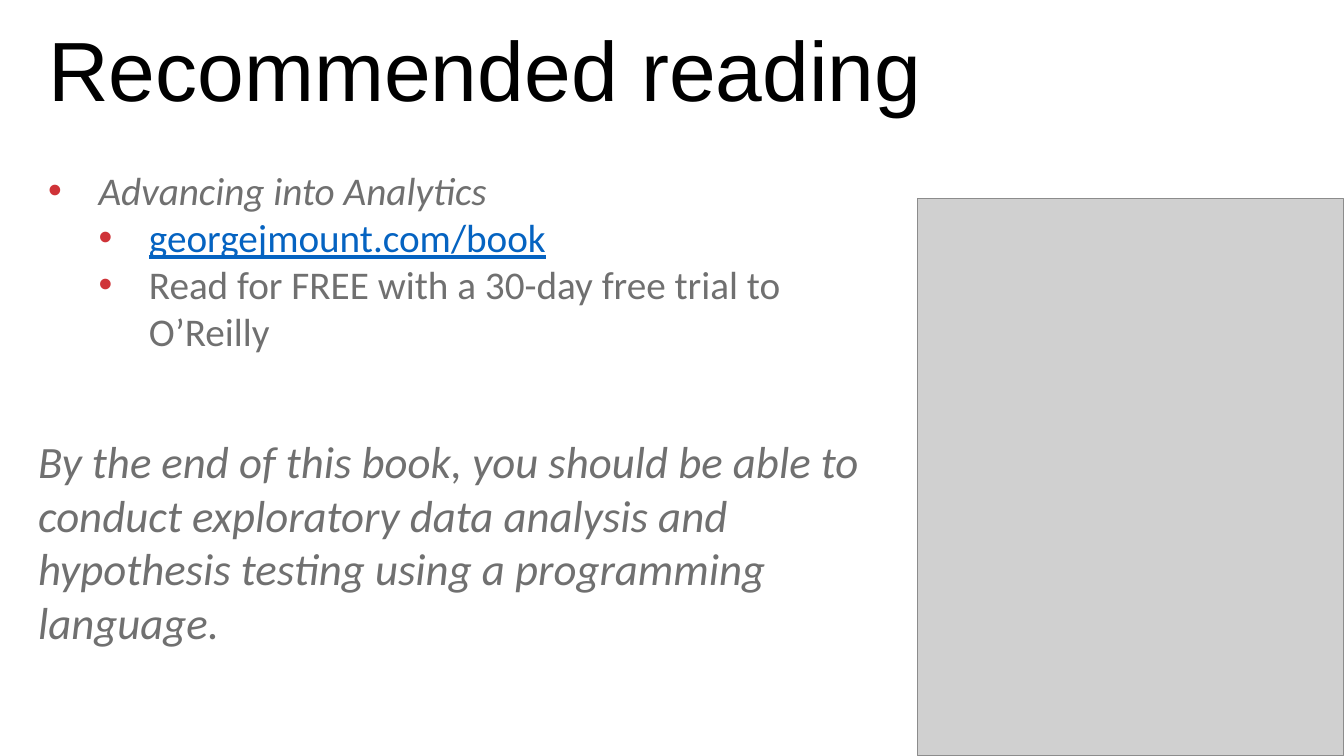
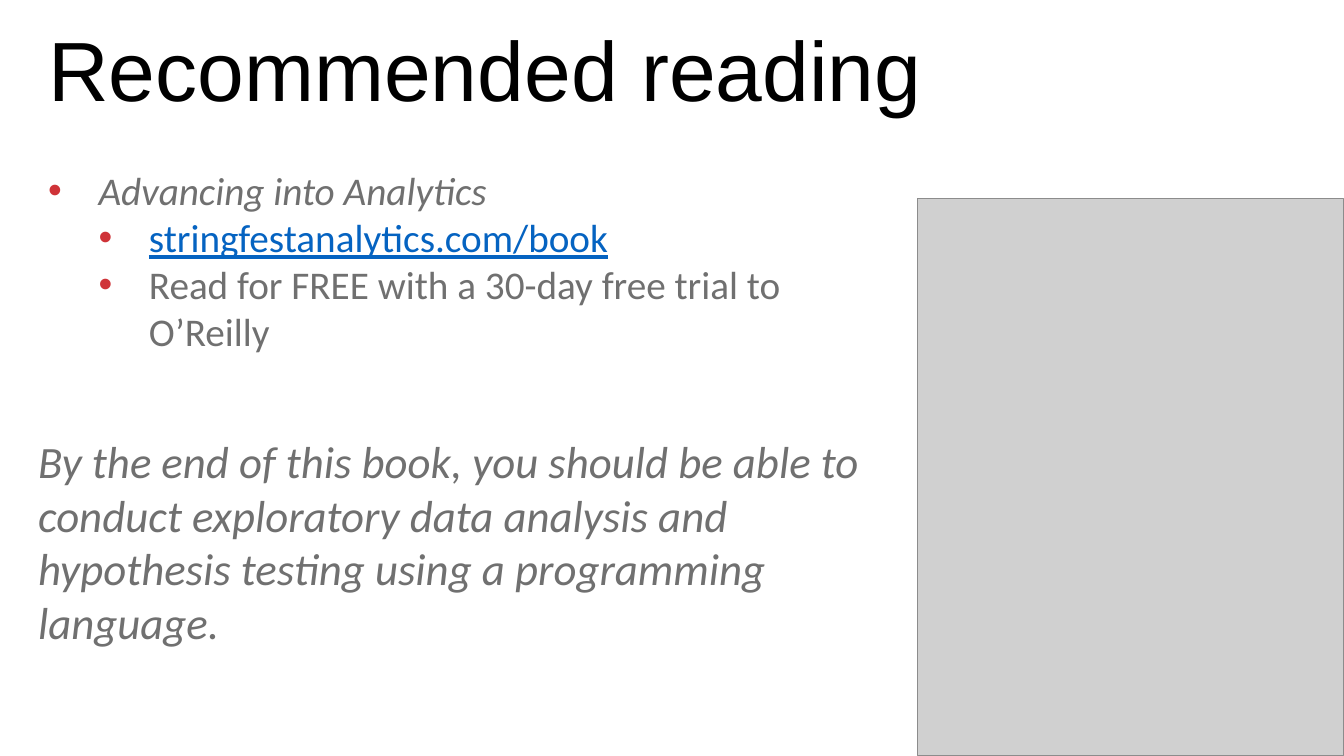
Before and after one commit to stringfestdata/lagos-meetup, a slide deck: slide 27 of advancing-into-analytics-lagos.pptx. Drawn at 1344x756 pixels with LibreOffice and Linux fonts; fonts in the diff are those of the drawing; grey boxes stand for pictures. Boxes give left, top, right and bottom in pixels: in the first picture for what was removed or moved away, otherwise in the second. Text is boxed around its words. In the diff, an @@ line names an element or a change of style, - is before the commit and + after.

```diff
--- a/advancing-into-analytics-lagos.pptx
+++ b/advancing-into-analytics-lagos.pptx
@@ text at [149, 224, 608, 259]: text changed @@
-  • georgejmount.com/book
+  • stringfestanalytics.com/book
```
Also in this commit, not shown: 1 other slide changed.
